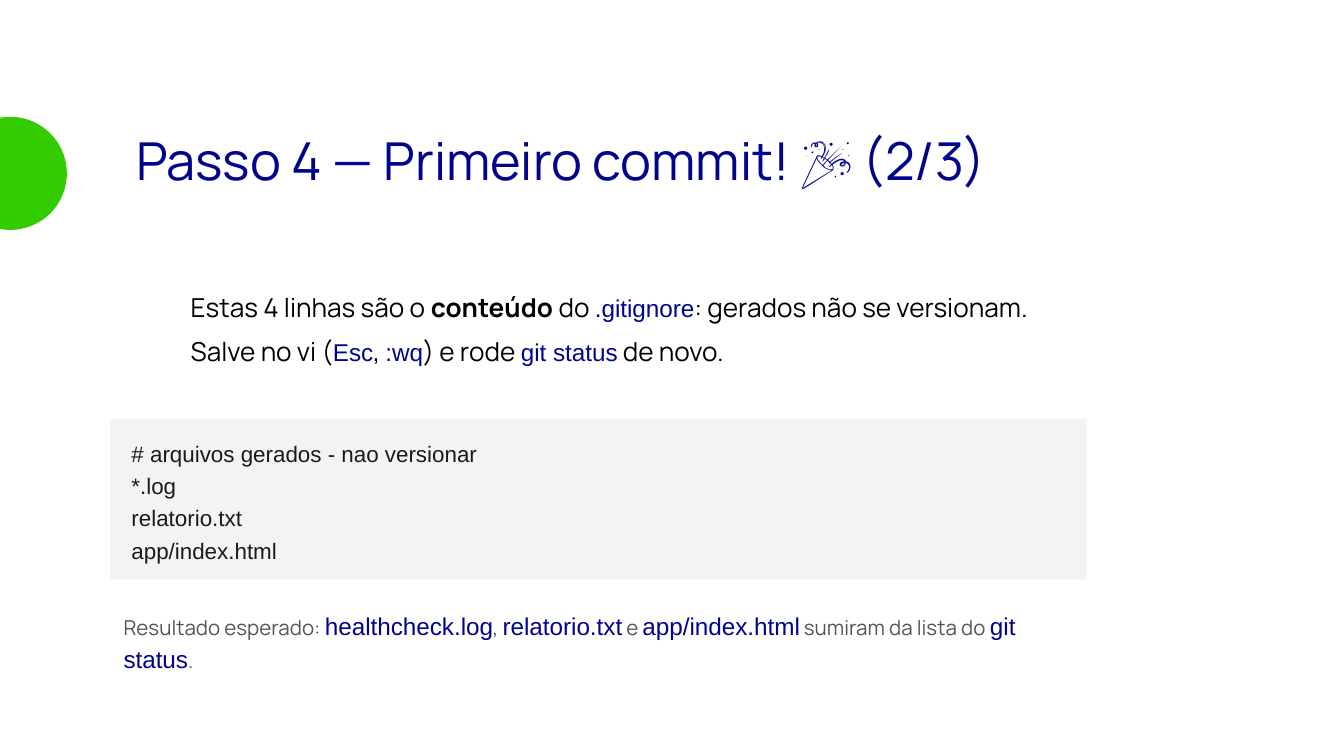
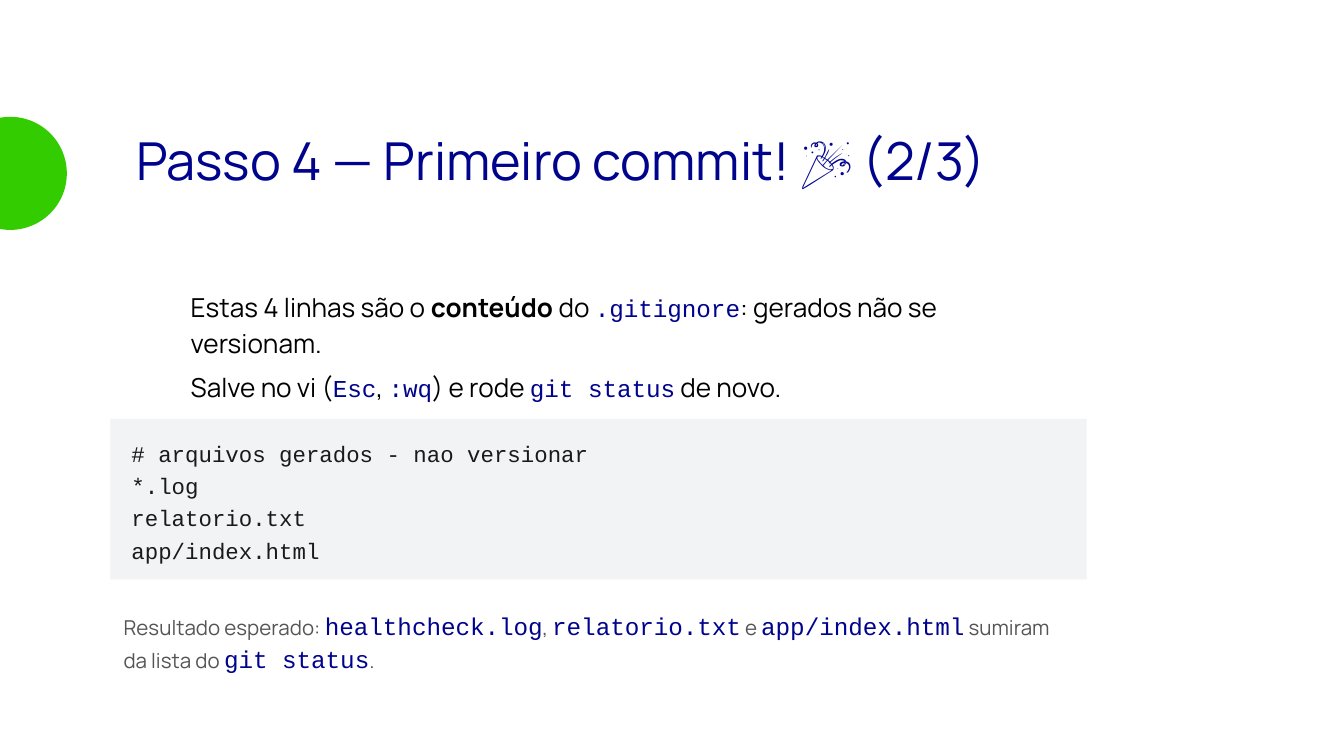
Before and after one commit to matera-vrn/bootcamp-devops-2026, a slide deck: slide 27 of aulas/aula-06-git/slides/aula-06.odp (slide 23 before the commit). Drawn at 1344x756 pixels with LibreOffice and Linux fonts; fonts in the diff are those of the drawing; background and template pictures are left out. Boxes give left, top, right and bottom in pixels: in the first picture for what was removed or moved away, otherwise in the second. Text is boxed around its words. In the diff, an @@ line names an element or a change of style, - is before the commit and + after.

```diff
--- a/aulas/aula-06-git/slides/aula-06.odp
+++ b/aulas/aula-06-git/slides/aula-06.odp
@@ text "Estas 4 linhas são o ..." at [191, 296, 937, 402]: font Arial to Courier New in ".gitignore:", "(Esc, :wq) git status" @@
@@ rectangle "# arquivos gerados - nao ..." at [110, 419, 1086, 581]: font Arial to Courier New @@
@@ text "Resultado esperado: healthcheck.log, relatorio.txt e ..." at [124, 617, 1050, 673]: font Arial to Courier New in "healthcheck.log, relatorio.txt app/index.html git status." @@
```
Also in this commit, not shown: 23 other slides changed, 5 slides added, 6 other files.
